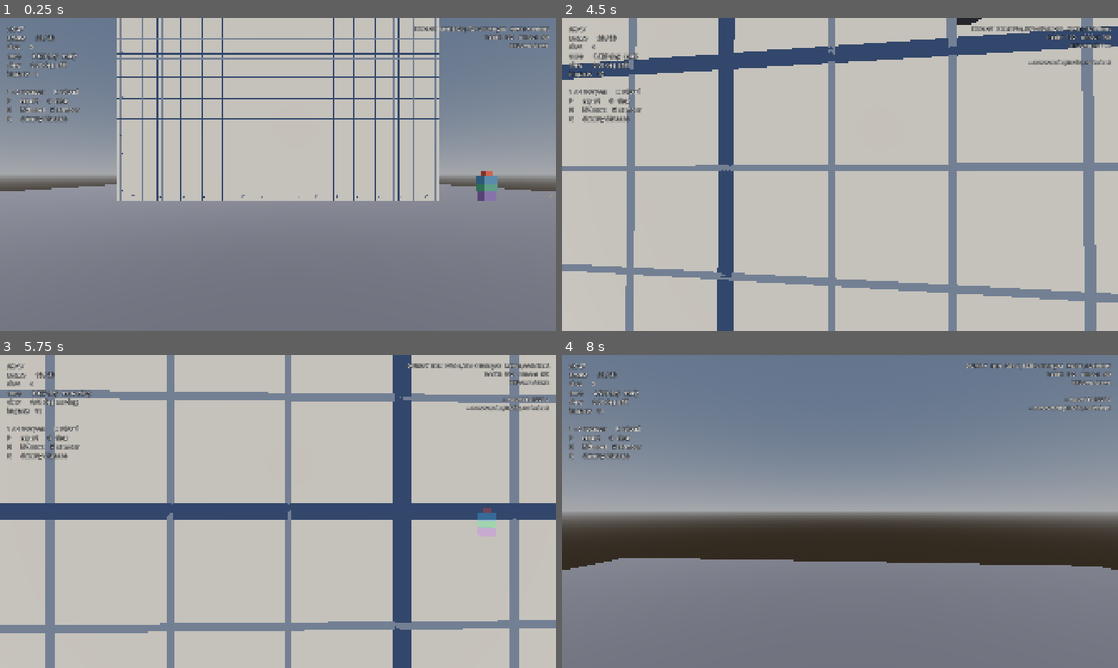
Above: before the commit, frames 1-4 (two rows, left to right).
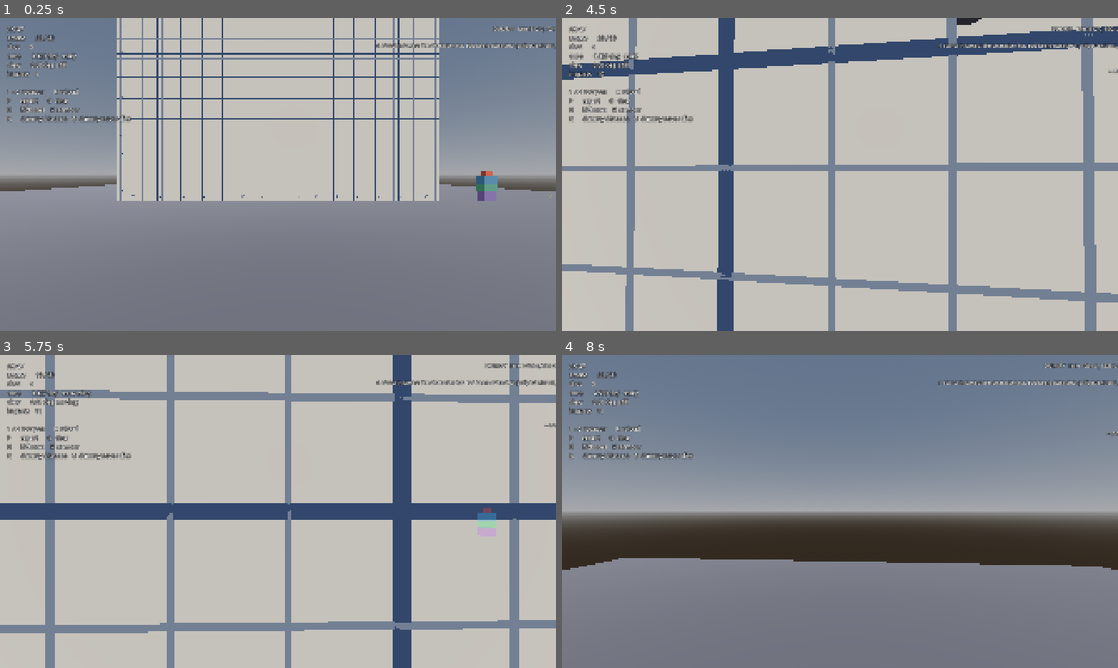
Above: after the commit, the same moments.

Repository: sidcarrollworks/CSGODOT
Game: Godot game, scene res://maps/test_range/test_range.tscn
Two runs of this game, one before a commit and one after it. Both use one fixed random seed, a clock stepped at 60 frames per second and the inputs below. This scene is started directly instead of the project's main scene.
Inputs (mouse positions are in pixels of both pictures, inside the frame that each line leads up to):
- Up to frame 1 (0.25 s): no input
- Up to frame 2 (4.5 s): tap Enter at 0.5 s; move the mouse to (867, 174) at 0.52 s; hold H (toggle_hitboxes) 0.53-1.28 s; hold W (move_forward) from 0.53 s (still down); click (867, 174) at 0.67 s; tap Space (jump) at 0.77, 1.52, 3.02, 3.77 s; tap G (dummy_immortal, bound only after the commit) at 0.8, 1.35, 2.3, 3.8 s; move the mouse to (812, 174) at 1.27 s; tap H (toggle_hitboxes) at 1.55, 3.05 s; move the mouse to (851, 168) at 2.02 s; press the mouse at (851, 168) at 2.03 s; move the mouse to (834, 180) at 2.77 s; release the mouse at (834, 180) at 2.78 s; right-click (834, 180) at 2.85 s; click (834, 180) at 2.92 s; move the mouse to (878, 177) at 3.52 s; hold Ctrl (duck) 3.53-4.28 s; move the mouse to (795, 171) at 4.27 s; tap K (dummy_armour) at 4.35 s
- Up to frame 3 (5.75 s): keep holding W (move_forward); tap Space (jump) at 4.52 s; tap H (toggle_hitboxes) at 4.55 s; move the mouse to (283, 511) at 5.02 s; hold N (dummy_distance) from 5.03 s (still down); click (283, 511) at 5.17 s; tap G (dummy_immortal, bound only after the commit) at 5.3 s
- Up to frame 4 (8 s): move the mouse to (817, 505) at 5.77 s; release W (move_forward) at 5.78 s; release N (dummy_distance) at 5.78 s; hold D (move_right) 5.78-6.53 s; tap P (export_spray) at 5.85 s; tap Space (jump) at 6.02, 6.77, 7.52 s; tap H (toggle_hitboxes) at 6.05, 7.55 s; move the mouse to (867, 511) at 6.52 s; hold V (noclip) 6.53-7.28 s; hold W (move_forward) from 6.53 s (still down); tap G (dummy_immortal, bound only after the commit) at 6.8 s; move the mouse to (812, 511) at 7.27 s; tap 1 (slot1) at 7.35 s; click (812, 511) at 7.42 s

The runs differ from the first frame. In frame 1, 0.9% of the frame differs, in the area x 12-100%, y 2-34%; in frame 2, 1.1%; in frame 3, 1.2%; in frame 4, 1.2%.

Commit message:
Say which hitboxes the range dummy wears, and let it take a whole spray
Before: an AK round to the head through the helmet (109) or the fourth to
the chest killed the dummy, and a dead dummy cannot be hit, so a spray
registered one to four rounds and the rest went through. On an extracted
character whose hitbox set was not found, the dummy quietly wore the four
stand-in boxes, which are far bigger than the body and do not follow it.

After: G makes the dummy never die: a round that would kill is logged as a
kill and the dummy is refilled, so every round of a spray registers. The
readout says which hitboxes it wears, the game's capsules or the stand-in
boxes, and for the boxes on an extracted character, why the capsules are
missing (no hitbox set beside the model, none in it, or none on the
skeleton's bones); the same goes to the editor's warnings.

How: HitTarget.immortal leaves a killed target alive at no health for the
range to refill.

Co-Authored-By: Claude Opus 5.5 (1M context) <noreply@anthropic.com>
Claude-Session: https://claude.ai/code/session_01Q3ue4KTSYyJcgbARLNvxJG

Diff:
--- a/maps/test_range/test_range.gd
+++ b/maps/test_range/test_range.gd
@@ -65,6 +65,10 @@
 var _label: Label
 var _dummy_label: Label
 
+## What the dummy's hitboxes are, for the readout: the game's capsules, or
+## the stand-in boxes and why.
+var hitbox_source: String = ""
+
 var _distance_index: int = DUMMY_DISTANCE_START
 var _armour_index: int = 0
 ## The dummy's current life: its hits, in order, as dictionaries of what the
@@ -102,6 +106,8 @@
 		next_armour()
 	elif event.is_action_pressed(&"dummy_distance"):
 		next_distance()
+	elif event.is_action_pressed(&"dummy_immortal"):
+		toggle_immortal()
 
 
 func _process(_delta: float) -> void:
@@ -134,7 +140,7 @@
 		"1 / 2  weapon      R  reload",
 		"P      export      O  clear",
 		"H      hitboxes    K  armour",
-		"N      dummy distance",
+		"N      dummy distance   G  dummy never dies",
 	])
 	_dummy_label.text = dummy_readout()
 
@@ -175,8 +181,13 @@
 	result.hitbox.flash()
 	_add_number(result.position, result.damage, result.zone)
 	_push_log(_hit_line(hit))
-	if not target.alive:
+	if target.health <= 0.0:
 		_push_log(_kill_line())
+		if target.immortal:
+			# Would have died: counted, and whole again for the rest of the
+			# spray.
+			target.reset()
+			_life.clear()
 
 
 ## The dummy's state and the log, for the readout.
@@ -192,7 +203,8 @@
 		],
 		("health  %d    armour  %d" % [roundi(target.health), roundi(target.armor)]) if dummy.alive
 			else "down, up again in %.1f s" % dummy.seconds_to_respawn(),
-		"hitboxes %s" % ("drawn" if target.hitboxes_drawn() else "hidden"),
+		"%s, %s" % [hitbox_source, "drawn" if target.hitboxes_drawn() else "hidden"],
+		"never dies: a kill refills it" if target.immortal else "dies, and is back in %.1f s" % DUMMY_RESPAWN_SECONDS,
 		"",
 	])
 	lines.append_array(_log)
@@ -273,6 +285,13 @@
 		dummy.hit_target.set_hitboxes_drawn(not dummy.hit_target.hitboxes_drawn())
 
 
+## Whether the dummy dies or takes a whole spray: a kill still shows in
+## the log either way.
+func toggle_immortal() -> void:
+	dummy.hit_target.immortal = not dummy.hit_target.immortal
+	_push_log("-- %s" % ("never dies" if dummy.hit_target.immortal else "dies again"))
+
+
 func next_armour() -> void:
 	_armour_index = (_armour_index + 1) % ARMOUR.size()
 	_wear_armour()
@@ -530,11 +549,37 @@
 	dummy.position = dummy_position()
 	dummy.yaw_degrees = 180.0
 	add_child(dummy)
+	hitbox_source = _hitbox_source()
 	if dummy.hitboxes == null or dummy.hitboxes.hitboxes.is_empty():
 		dummy.hit_target.build_standard_body(dummy.model == null)
+		if dummy.model != null:
+			# A model without its hitboxes is a broken extraction, not a
+			# fresh clone: say so where it will be seen.
+			push_warning("Test range dummy: %s" % hitbox_source)
 	_wear_armour()
 	dummy.hit_target.set_hitboxes_drawn(true)
 	dummy.respawned.connect(_on_dummy_respawned)
+
+
+## Which hitboxes the dummy wears, and when they are the stand-in boxes,
+## why: the game's capsules come from the character's model description,
+## and each way of not getting them has its own fix.
+func _hitbox_source() -> String:
+	var built := dummy.hitboxes.hitboxes.size() if dummy.hitboxes != null else 0
+	if built > 0:
+		return "%d CS2 capsules on the skeleton" % built
+	var model_path: String = PlayerModel.AGENTS.get(dummy.team, PlayerModel.AGENTS["T"])
+	if dummy.model == null:
+		return "4 stand-in boxes: the character has not been extracted (scripts/extract_assets.sh characters)"
+	var description := model_path.get_basename() + ".vmdl"
+	if not FileAccess.file_exists(description):
+		return "4 stand-in boxes, NOT the game's: no hitbox set at %s (rerun scripts/extract_assets.sh characters)" % description
+	var capsules := HitboxSet.load_for(model_path)
+	if capsules.is_empty():
+		return "4 stand-in boxes, NOT the game's: %s has no HitboxCapsule in it" % description.get_file()
+	return "4 stand-in boxes, NOT the game's: none of %d capsules' bones (%s...) are on the skeleton" % [
+		capsules.size(), capsules[0]["bone"],
+	]
 
 
 func _build_player() -> void:
--- a/project.godot
+++ b/project.godot
@@ -114,6 +114,11 @@
 "events": Array[InputEvent]([Object(InputEventKey,"resource_local_to_scene":false,"resource_name":"","device":16,"windo …(208 unchanged characters)…
 ])
 }
+dummy_immortal={
+"deadzone": 0.2,
+"events": Array[InputEvent]([Object(InputEventKey,"resource_local_to_scene":false,"resource_name":"","device":16,"window_id":0,"alt_pressed":false,"shift_pressed":false,"ctrl_pressed":false,"meta_pressed":false,"pressed":false,"keycode":0,"physical_keycode":71,"key_label":0,"unicode":0,"location":0,"echo":false,"script":null)
+])
+}
 
 [physics]
 
--- a/src/combat/hit_target.gd
+++ b/src/combat/hit_target.gd
@@ -16,6 +16,9 @@
 ## Whether the armour includes a helmet. Kevlar covers the chest, stomach
 ## and arms; only a helmet covers the head, and nothing covers the legs.
 @export var helmet: bool = true
+## Takes every round but never dies: a round that would kill leaves it at
+## no health, alive, for whoever is counting to refill.
+@export var immortal: bool = false
 
 ## Off for a target whose hitboxes come from elsewhere; the crude body that
 ## goes with them stays away too, or on its own for a target that has a
@@ -164,6 +167,8 @@
 
 	if health <= 0.0:
 		health = 0.0
+		if immortal:
+			return dealt
 		alive = false
 		died.emit()
 	return dealt
--- a/tests/run_range_checks.gd
+++ b/tests/run_range_checks.gd
@@ -129,6 +129,25 @@
 	_check(hitboxes.all(func(hitbox: Hitbox) -> bool: return not hitbox.is_drawn()), "H hides the hitboxes")
 	_range.toggle_hitboxes()
 	_check(hitboxes.all(func(hitbox: Hitbox) -> bool: return hitbox.is_drawn()), "and H again draws them")
+
+	# Never dies: a whole spray registers, a kill is still counted.
+	_range.toggle_immortal()
+	var spray_hits := 0
+	for i in 8:
+		if _shoot(_zone_point(dummy, &"head")).hitbox != null:
+			spray_hits += 1
+	lines = _range.log_lines()
+	_check(
+		spray_hits == 8 and dummy.alive and dummy.hit_target.health > 0.0
+			and lines.size() >= 2 and lines[0].begins_with("KILLED  100 damage in 1 hit"),
+		"G keeps it standing: eight rounds to the head all register, each one counted as a kill (%d, %s)" % [spray_hits, lines[0] if lines.size() > 0 else ""]
+	)
+	_range.toggle_immortal()
+	_check(not dummy.hit_target.immortal, "and G again lets it die")
+	_check(
+		_range.hitbox_source.contains("19 CS2 capsules") or _range.hitbox_source.contains("stand-in"),
+		"the readout says which hitboxes it wears (%s)" % _range.hitbox_source
+	)
 
 	# The armour rules themselves, on a target of their own.
 	var target := HitTarget.new()
Not shown, changed: README.md
